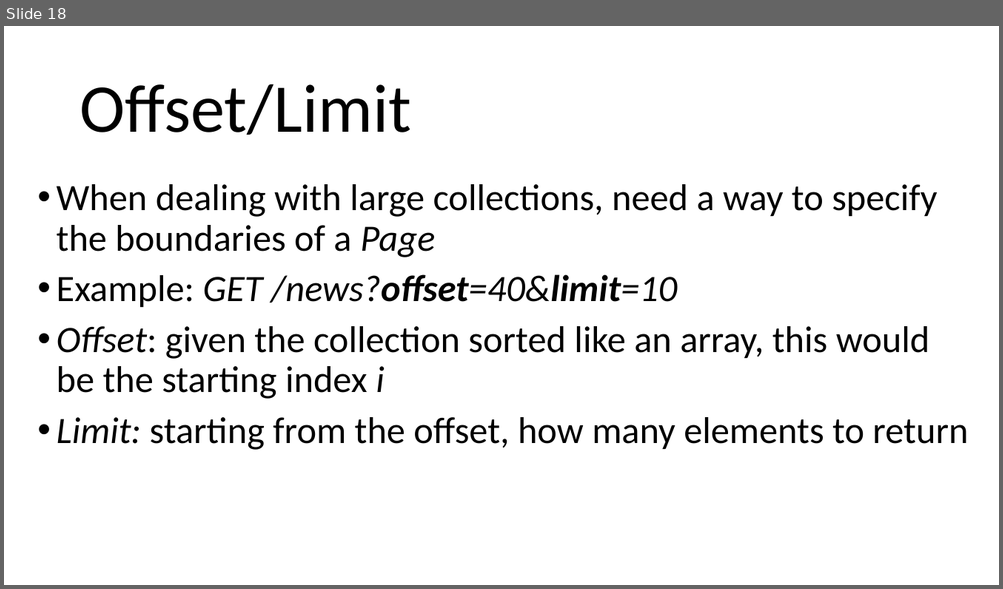
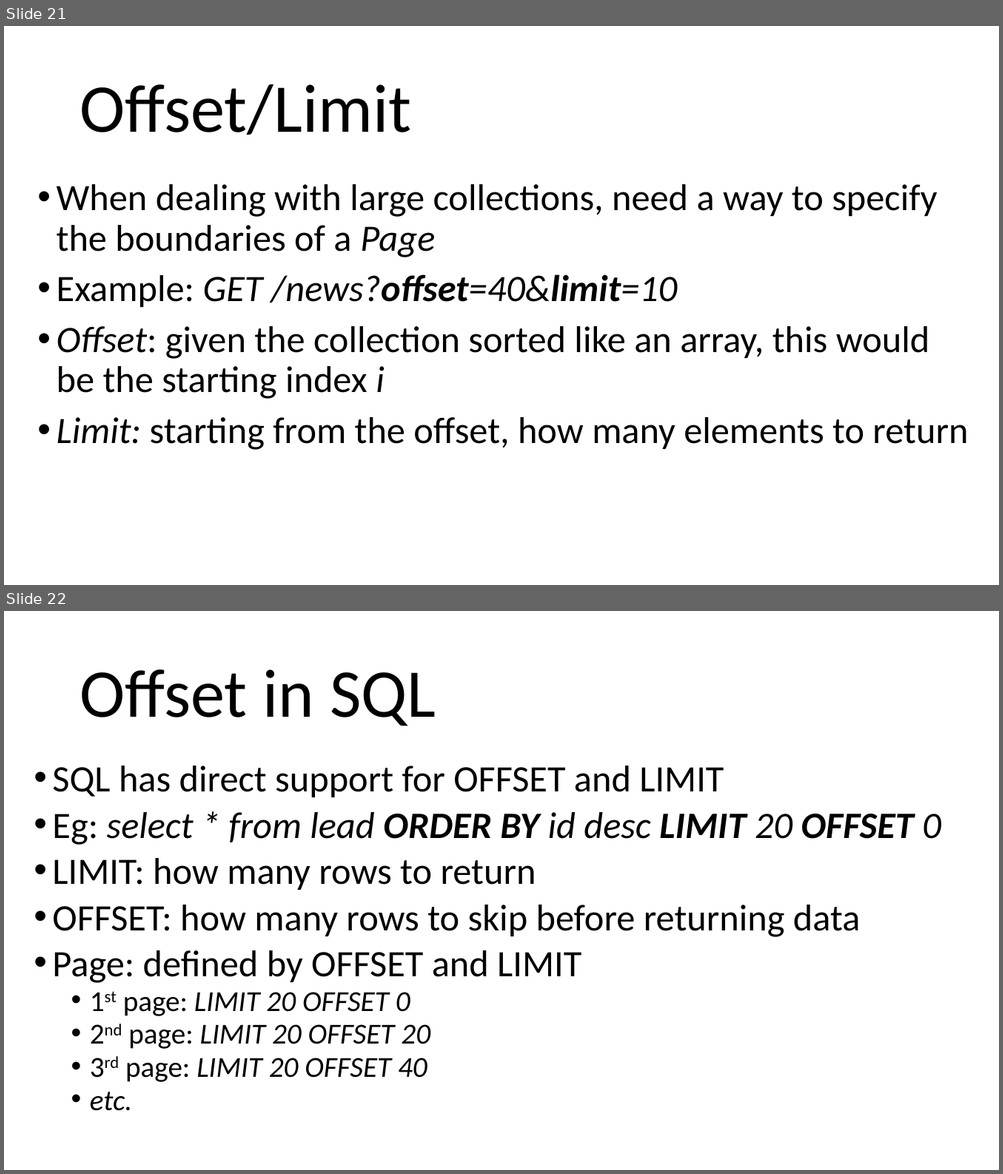
Before and after one commit to arcuri82/testing_security_development_enterprise_systems, a slide deck: doc/advanced/slides/lesson_04.pptx. Shown one above the other, each under a label of ours: slide 18 before the commit, slides 21 and 22 after it. The pictures are 1003x589 and 1003x1174 pixels, drawn with LibreOffice and Linux fonts; fonts in the diff are those of the drawing. Boxes give left, top, right and bottom in pixels: in the first picture for what was removed or moved away, otherwise in the second. Text is boxed around its words. In the diff, an @@ line names an element or a change of style, - is before the commit and + after.

```diff
--- a/doc/advanced/slides/lesson_04.pptx
+++ b/doc/advanced/slides/lesson_04.pptx
@@ slide 22 added at [4, 611, 999, 1170], background #FFFFFF @@
@@ title added at [79, 669, 435, 726], 66 pt, text #000000 @@
+Offset in SQL
@@ text added at [52, 766, 941, 1111], 36 pt, text #000000 @@
+• SQL has direct support for OFFSET and LIMIT
+• Eg: select * from lead ORDER BY id desc LIMIT 20 OFFSET 0
+• LIMIT: how many rows to return
+• OFFSET: how many rows to skip before returning data
+• Page: defined by OFFSET and LIMIT
+  • 1st page: LIMIT 20 OFFSET 0
+  • 2nd page: LIMIT 20 OFFSET 20
+  • 3rd page: LIMIT 20 OFFSET 40
+  • etc.
@@ what was slide 18 is now slide 21 @@
```
Also in this commit, not shown: 2 slides changed, 9 other slides added.
